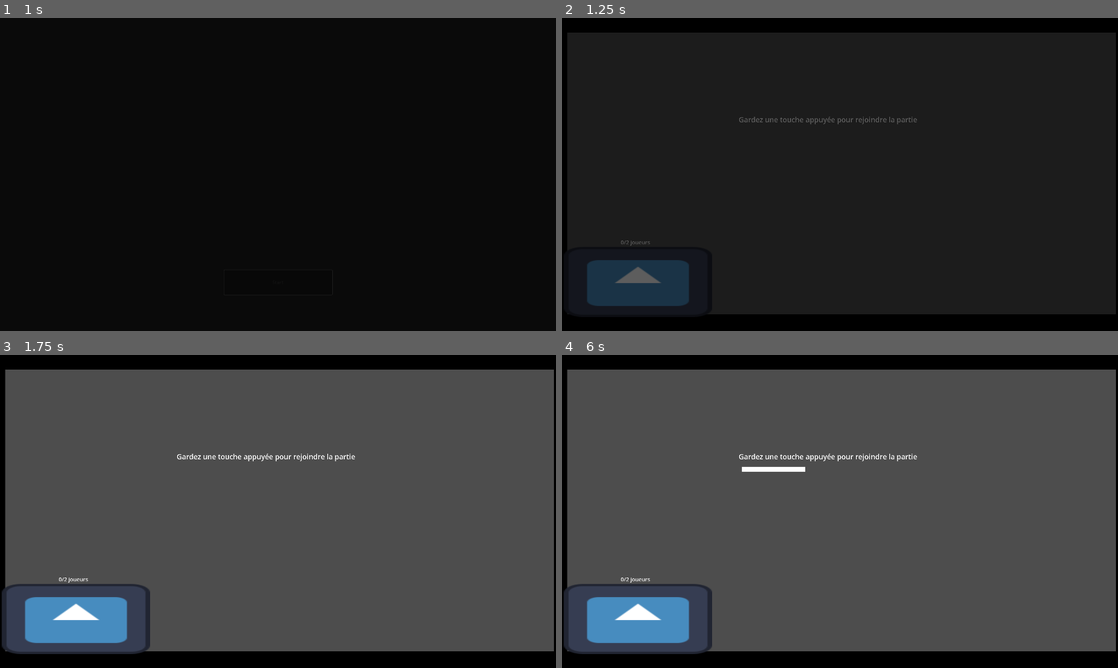
Above: before the commit, frames 1-4 (two rows, left to right).
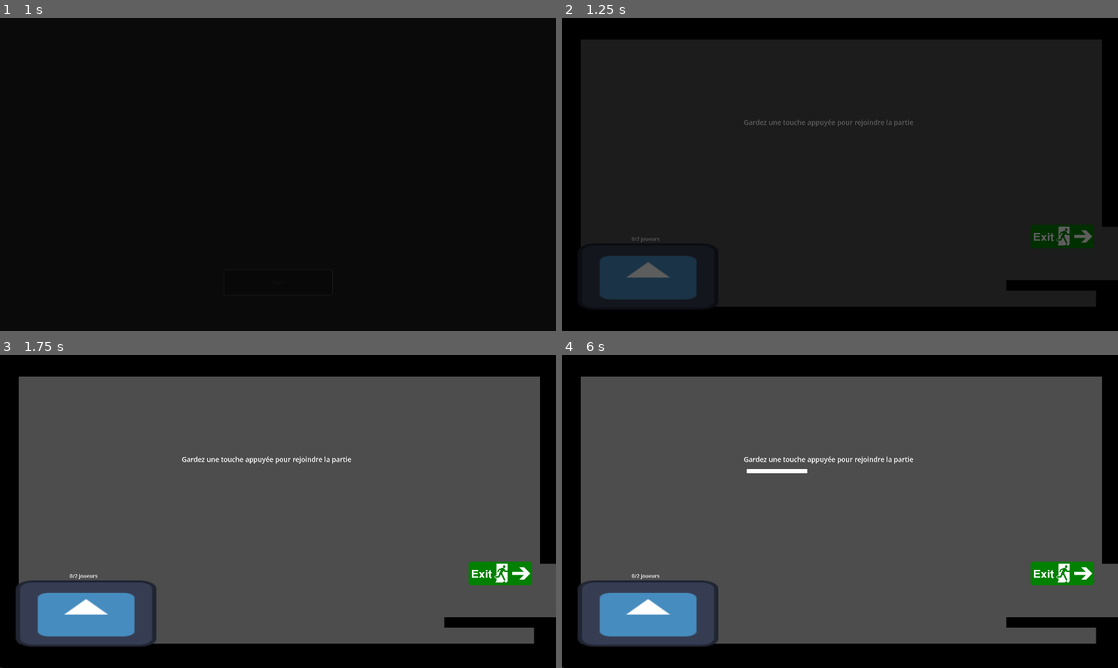
Above: after the commit, the same moments.

Repository: PlaySorbonne/projet-pixel
Game: Godot game, scene res://scenes/Menus/MenuPersistent.tscn
Two runs of this game, one before a commit and one after it. Both use one fixed random seed, a clock stepped at 60 frames per second and the inputs below. The engine's default icon, where the game draws it, is replaced by a stand-in: a white triangle on a blue panel in a dark square.
Inputs:
- Up to frame 1 (1 s): click "Start" at 0.5 s
- Up to frame 2 (1.25 s): no input
- Up to frame 3 (1.75 s): tap Enter (attack) at 1.25 s; hold D (right) from 1.28 s (still down); hold Enter (attack) from 1.28 s (still down); tap Space (jump) at 1.52 s
- Up to frame 4 (6 s): tap Space (jump) at 2, 2.27, 3.5, 3.77, 4.52, 5, 5.27 s; release Enter (attack) at 2.03 s; tap Shift (special) at 2.1, 3.6, 5.1 s; tap Enter (attack) at 2.75, 4.25 s; release D (right) at 2.78 s; hold A (left) 2.78-3.53 s; hold Enter (attack) 2.78-3.53 s; hold D (right) 3.53-5.03 s; hold Enter (attack) 4.28-5.03 s; hold A (left) 5.03-5.78 s; hold D (right) from 5.78 s (still down); hold Enter (attack) from 5.78 s (still down)

Frame 1 is identical in both runs. In frame 2, 11% of the frame differs, in the area x 1-100%, y 4-95%; in frame 3, 13%; in frame 4, 13%, in the area x 0-100%, y 4-100%.

Commit message:
add exit to the loby + change the way players are stored #32

Diff:
--- a/scenes/World/Lobby/Lobby.tscn
+++ b/scenes/World/Lobby/Lobby.tscn
@@ -7,6 +7,7 @@
 [ext_resource type="PackedScene" uid="uid://bpxvlm8njmgom" path="res://scenes/Utilities/FreezeFrame.tscn" id="5_qy4li"]
 [ext_resource type="PackedScene" uid="uid://dn5yhc4hp0l7h" path="res://scenes/Utilities/CameraUtil.tscn" id="6_kmfif"]
 [ext_resource type="PackedScene" uid="uid://cecgvfhb8emqw" path="res://scenes/World/Lobby/StartGameBox.tscn" id="7_oxrwl"]
+[ext_resource type="Texture2D" uid="uid://bo0jlh3k6hsie" path="res://resources/images/exit.png" id="8_s5y03"]
 
 [sub_resource type="LabelSettings" id="LabelSettings_fw6dy"]
 font_size = 41
@@ -18,13 +19,16 @@
 gradient = SubResource("Gradient_agntq")
 width = 1000
 
+[sub_resource type="RectangleShape2D" id="RectangleShape2D_x6vcs"]
+size = Vector2(1437, 193)
+
 [node name="Lobby" type="Node2D"]
 script = ExtResource("1_e0kiy")
 default_player = ExtResource("2_t0ou6")
 
 [node name="Wall" parent="." instance=ExtResource("3_foy2r")]
 position = Vector2(569, 1288)
-scale = Vector2(60, 5)
+scale = Vector2(52.0222, 5.10909)
 
 [node name="Wall2" parent="." instance=ExtResource("3_foy2r")]
 position = Vector2(574, -652)
@@ -35,12 +39,20 @@
 scale = Vector2(5, 30)
 
 [node name="Wall4" parent="." instance=ExtResource("3_foy2r")]
-position = Vector2(2323, 331)
-scale = Vector2(5, 30)
+position = Vector2(2323, 65)
+scale = Vector2(5, 18)
+
+[node name="Wall5" parent="." instance=ExtResource("3_foy2r")]
+position = Vector2(2194, 1206)
+scale = Vector2(2.083, 7.585)
+
+[node name="Wall10" parent="." instance=ExtResource("3_foy2r")]
+position = Vector2(1903, 995)
+scale = Vector2(10, 1)
 
 [node name="Camera" type="Camera2D" parent="."]
 position = Vector2(576, 324)
-zoom = Vector2(0.6, 0.6)
+zoom = Vector2(0.57, 0.57)
 limit_left = -1200
 limit_top = -700
 limit_right = 2400
@@ -76,8 +88,26 @@
 offset_bottom = 94.0
 texture = SubResource("GradientTexture1D_nxkae")
 
+[node name="ExitSign" type="Sprite2D" parent="."]
+position = Vector2(1923, 699)
+scale = Vector2(0.255, 0.255)
+texture = ExtResource("8_s5y03")
+
+[node name="ExitZone" type="Area2D" parent="."]
+position = Vector2(2139, 995)
+collision_mask = 3
+
+[node name="CollisionShape2D" type="CollisionShape2D" parent="ExitZone"]
+position = Vector2(839.5, 63.5)
+shape = SubResource("RectangleShape2D_x6vcs")
+
+[node name="CollisionShape2D2" type="CollisionShape2D" parent="ExitZone"]
+position = Vector2(1064, -456)
+shape = SubResource("RectangleShape2D_x6vcs")
+
 [connection signal="PlayerExited" from="." to="StartGameBox" method="_on_player_exited"]
 [connection signal="PlayerJoined" from="." to="StartGameBox" method="_on_player_joined"]
 [connection signal="body_entered" from="StartGameBox" to="." method="_on_start_game_box_body_entered"]
 [connection signal="body_exited" from="StartGameBox" to="." method="_on_start_game_box_body_exited"]
 [connection signal="timeout" from="PressKeyTimer" to="." method="_on_press_key_timer_timeout"]
+[connection signal="body_entered" from="ExitZone" to="." method="_on_exit_zone_body_entered"]
--- a/scripts/FighterCharacter.gd
+++ b/scripts/FighterCharacter.gd
@@ -18,16 +18,12 @@
 
 static var number_of_characters := 0
 
-static func add_new_character() -> int:
-	number_of_characters += 1
-	return number_of_characters
-
 static func reset_character_ids() -> void:
 	number_of_characters = 0
 
 func _ready():
 	visible = false
-	character_id = add_new_character()
+	character_id = GameInfos.number_of_players
 	set_physics_process(false)
 	set_process_input(false)
 	team = character_id # to remove if we decide to do team battles
--- a/scripts/GameInfos.gd
+++ b/scripts/GameInfos.gd
@@ -5,17 +5,36 @@
 var camera : Camera2D
 var camera_utils : CameraUtils
 var freeze_frame : FreezeFrame
-var players : Array = []
-var players_order : Array = []
-var player_colors : Array = []
+var players : Dictionary = {}
+var players_order : Array[int] = []
+var player_colors : Array[int] = []
 var number_of_players = 0
+var last_used_id = 0
 
 
-func reset_game_infos():
+func reset_game_infos() -> void:
 	game_started = false
-	players = []
+	players = {}
 	player_colors = []
 	number_of_players = 0
+	last_used_id = 0
+
+func add_player(player: PlayerCharacter) -> void:
+	var id = player.player_ID
+	players[id] = player
+	number_of_players += 1
+
+func remove_player(player: PlayerCharacter) -> void:
+	var id = player.player_ID
+	number_of_players -= 1
+	players.erase(id)
+	compute_character_ids()
+
+func compute_character_ids() -> void:
+	var id = 0
+	for player: PlayerCharacter in players.values():
+		player.character_id = id
+		id += 1
 
 # add stats (damage, kills, deaths, time in the air, time on the ground, distance,
 # accuracy, evolution...)
--- a/scripts/adjust_stats.gd
+++ b/scripts/adjust_stats.gd
@@ -32,8 +32,8 @@
 func actualize_characters(do_update_data := true):
 	if do_update_data:
 		update_data()
-	print(GameInfos.players)
-	for player : PlayerCharacter in GameInfos.players:
+	print(GameInfos.players.values())
+	for player : PlayerCharacter in GameInfos.players.values():
 		var ev = PlayerCharacter.Evolutions.find_key(player.current_evolution)
 		for k : String in variables_data[ev].keys():
 			player.set(k, variables_data[ev][k])
--- a/scripts/game_hud.gd
+++ b/scripts/game_hud.gd
@@ -6,7 +6,7 @@
 
 func add_players():
 	var hud_objects : Array = []
-	for p : PlayerCharacter in GameInfos.players:
+	for p : PlayerCharacter in GameInfos.players.values():
 		var portrait : PlayerPortrait = PLAYER_PORTRAIT.instantiate()
 		$HBox.add_child(portrait)
 		portrait.initialize_portrait(p.player_ID)
--- a/scripts/lobby.gd
+++ b/scripts/lobby.gd
@@ -52,7 +52,7 @@
 	player.control_device = device
 	player.control_type = device_type
 	player.compute_hits = false
-	GameInfos.players.append(player)
+	GameInfos.add_player(player)
 
 	add_child(player)
 	connect_fighter_to_world(player)
@@ -81,18 +81,30 @@
 	for b in [$StartGameBox1, $StartGameBox2, $StartGameBox3, $StartGameBox4]:
 		if b.ready_to_play:
 			ready_start_boxes_nbr += 1
-	return ready_start_boxes_nbr == len(GameInfos.players) and ready_start_boxes_nbr != 0
+	return ready_start_boxes_nbr == len(GameInfos.players.values()) and ready_start_boxes_nbr != 0
 
 func _on_start_game_box_body_entered(body):
 	ready_players_count += 1
-	if ready_players_count == len(GameInfos.players) and ready_players_count > 1:
+	if ready_players_count == len(GameInfos.players.values()) and ready_players_count > 1:
 		remove_players()
 		start_game()
 
 func remove_players():
-	for p : PlayerCharacter in GameInfos.players:
+	for p : PlayerCharacter in GameInfos.players.values():
 		p.remove_player()
 		remove_child(p)
 
-func _on_start_game_box_body_exited(body):
+func remove_player(player: PlayerCharacter):
+	if player.control_type == 0:
+		keyboards.erase(player.control_device)
+	else:
+		controllers.erase(player.control_device)
+	GameInfos.remove_player(player)
+	remove_child(player)
+
+func _on_start_game_box_body_exited(body: Node2D):
 	ready_players_count -= 1
+
+func _on_exit_zone_body_entered(body: Node2D):
+	if body is PlayerCharacter:
+		remove_player(body)
--- a/scripts/player.gd
+++ b/scripts/player.gd
@@ -64,9 +64,10 @@
 
 func _init():
 	if not GameInfos.game_started:
-		player_ID = GameInfos.number_of_players
+		player_ID = GameInfos.last_used_id + 1
+		GameInfos.last_used_id += 1
 		GameInfos.player_colors.append(PLAYER_COLORS[player_ID])
-		GameInfos.number_of_players = player_ID + 1
+
 
 func _ready():
 	super._ready()
@@ -161,10 +162,9 @@
 	print("current_evolution+1=" + str(current_evolution+1))
 	print("EvolutionCharacters[current_evolution+1]=" + str(EvolutionCharacters[current_evolution+1]))
 	print("Evolutions[current_evolution+1]= " + str(str(Evolutions.keys()[current_evolution+1])))
-	var player_index : int = GameInfos.players.find(self)
-	print("found self in GameInfos.players at " + str(player_index))
-
-	GameInfos.players[player_index] = new_body
+	print("found self in GameInfos.players at " + str(player_ID))
+
+	GameInfos.players[player_ID] = new_body
 	get_parent().add_child(new_body)
 	print("new_body = " + str(new_body))
 	await get_tree().create_timer(0.2).timeout
--- a/scripts/world.gd
+++ b/scripts/world.gd
@@ -34,7 +34,7 @@
 		activate_players()
 
 func end_game():
-	for p : PlayerCharacter in GameInfos.players:
+	for p : PlayerCharacter in GameInfos.players.values():
 		p.set_player_active(false)
 	add_child(VICTORY_MESSAGE.instantiate())
 	GameInfos.camera_utils.shake(0.5, 15, 50, 2)
@@ -45,12 +45,12 @@
 	get_tree().change_scene_to_file("res://scenes/Menus/MenuPersistent.tscn")
 
 func activate_players():
-	for player : PlayerCharacter in GameInfos.players:
+	for player : PlayerCharacter in GameInfos.players.values():
 		player.set_player_active(true)
 
 func spawn_players():
 	var player_number = 0
-	for player : PlayerCharacter in GameInfos.players:
+	for player : PlayerCharacter in GameInfos.players.values():
 		add_child(player)
 		connect_fighter_to_world(player)
 		player_spawns[player.character_id] = spawn_locations[player_number].position
Binary file added: resources/images/exit.png
Not shown, added: resources/images/exit.png.import
Not shown: 1 places in scenes/World/Lobby/Lobby.tscn that only renumber resources
